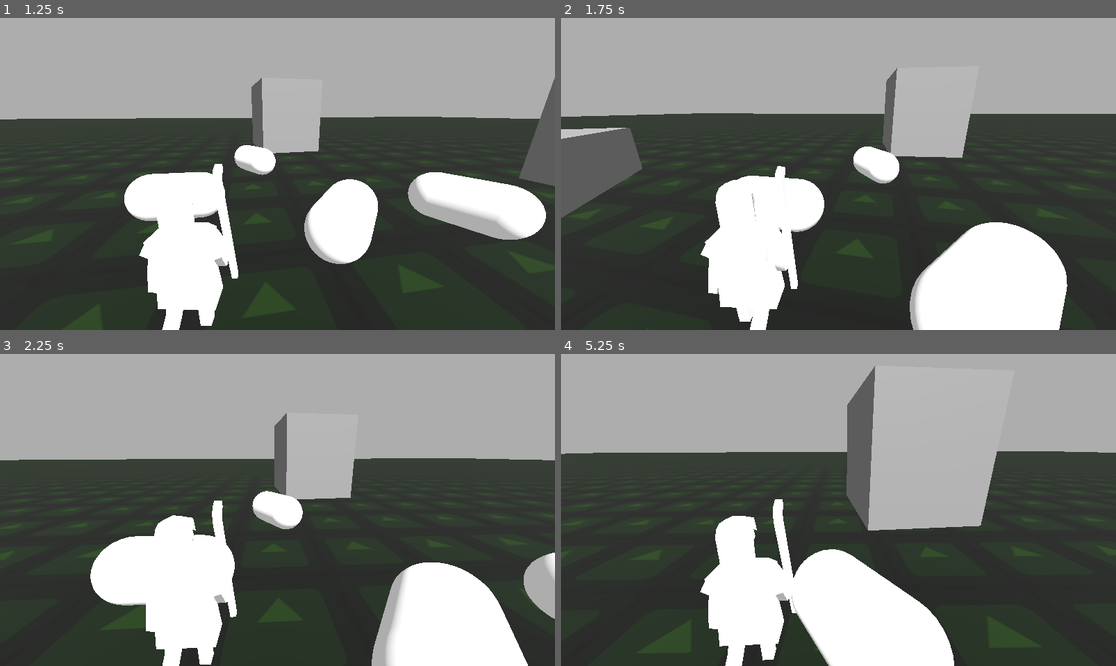
Above: before the commit, frames 1-4 (two rows, left to right).
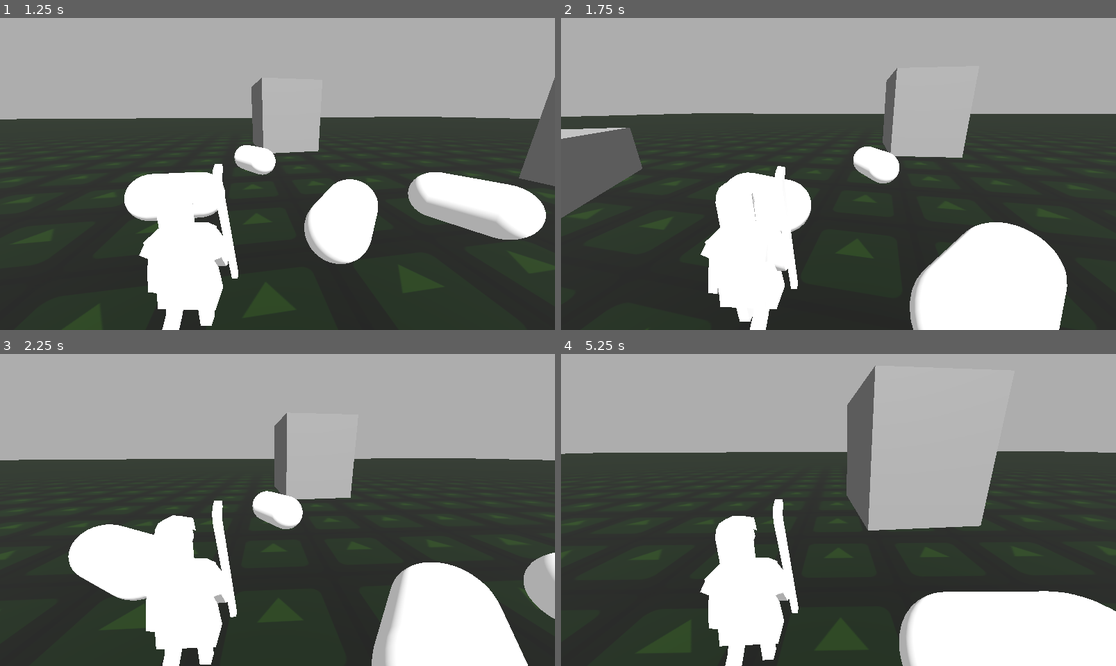
Above: after the commit, the same moments.

Repository: StudioZonnevang/Herda
Game: Godot game, scene res://Environments/veld.tscn
The game is run twice, just before and just after one commit, with the same random seed, the same clock (stepped at 60 frames per second) and the same inputs. The engine's default icon, where the game draws it, is replaced by a stand-in: a white triangle on a blue panel in a dark square.
Inputs (mouse positions are in pixels of both pictures, inside the frame that each line leads up to):
- Up to frame 1 (1.25 s): tap Enter at 0.5 s; move the mouse to (305, 174) at 0.52 s; hold W (walk forward) from 0.53 s (still down); click (305, 174) at 0.6 s
- Up to frame 2 (1.75 s): keep holding W (walk forward); move the mouse to (810, 174) at 1.27 s; click (810, 174) at 1.35 s
- Up to frame 3 (2.25 s): keep holding W (walk forward); move the mouse to (288, 503) at 2.02 s; click (288, 503) at 2.1 s
- Up to frame 4 (5.25 s): keep holding W (walk forward); move the mouse to (832, 516) at 2.77 s; click (832, 516) at 2.85 s; move the mouse to (877, 513) at 3.52 s; click (877, 513) at 3.6 s; move the mouse to (794, 506) at 4.27 s; click (794, 506) at 4.35 s; move the mouse to (844, 510) at 5.02 s; click (844, 510) at 5.1 s

Frame 1 is identical in both runs. In frame 2, 0.5% of the frame differs, in the area x 29-48%, y 49-70%; in frame 3, 1.7%; in frame 4, 13%, in the area x 41-100%, y 62-100%.

Commit message:
schapen lopen weg

Diff:
--- a/herda-godot/Code/Scripts/herder.gd
+++ b/herda-godot/Code/Scripts/herder.gd
@@ -1,3 +1,4 @@
+class_name herder
 extends CharacterBody3D
 
 const MOUSE_SENSITIVITY: float = 0.003
@@ -25,7 +26,7 @@
 	Input.set_mouse_mode(Input.MOUSE_MODE_CAPTURED)
 	state_machine = animation_tree.get("parameters/animation states/playback")
 
-func _physics_process(delta: float) -> void:
+func _physics_process(_delta: float) -> void:
 	set_velocity(Vector3(walk_vector.x, walk_vector.y, walk_vector.z)) # can add gravity etc here
 	move_and_slide()
 
@@ -44,9 +45,9 @@
 		walk_vector = Vector3(0.0,0.0,0.0)
 
 	#look around
-	var atc = cam_base.rotation.y - rotation.y # angle to camera
-	if abs(atc) > PI: atc = atc + (2*PI if atc < 0 else -2*PI)
-	looking += (clampf(atc, -2.1, 2.1) - looking) * delta * 10
+	var atc_anim = cam_base.rotation.y - rotation.y # angle to camera
+	if abs(atc_anim) > PI: atc_anim = atc_anim + (2*PI if atc_anim < 0 else -2*PI)
+	looking += (clampf(atc_anim, -2.1, 2.1) - looking) * delta * 10
 	animation_tree.set("parameters/looking around/blend_position", looking)
 
 	cam_base.global_position = global_position + Vector3.UP * 1.5
--- a/herda-godot/Code/Scripts/schaap.gd
+++ b/herda-godot/Code/Scripts/schaap.gd
@@ -1,5 +1,7 @@
+class_name schaap
 extends Node3D
 
+@export var herder_scene: Node3D
 @export var show_debug_material : bool = true
 @export var cam: Camera3D
 
@@ -8,7 +10,15 @@
 ### Schaap movement ###
 var speed : float
 @export var max_speed : float = 30
-@export var turn_speed : float = 6
+@export var turn_speed : float = 1
+
+@export var behoefte_persoonlijke_ruimte_falloff: float = 0.5
+@export var irritatie_afstanden = {
+	"herder_rust": 6,
+	"herder_lopend": 5,
+	"schaap_rust": 3,
+	"schaap_lopend": 1
+}
 
 var separation : float #=high when high hunger, low speed
 var alignment : float #=high when high energy, low hunger, high speed
@@ -31,11 +41,15 @@
 
 ### Schapen array
 @onready var alle_schapen = get_parent().get_children()
+var mijn_herder: CharacterBody3D
 var waargenomen_schapen = []
+var irritatiebronnen = []
 
 # Called when the node enters the scene tree for the first time.
 func _ready() -> void:
-	pass # Replace with function body.
+	if(herder_scene != null):
+		mijn_herder = herder_scene.find_child("herder")
+
 
 # Called every frame. 'delta' is the elapsed time since the previous frame.
 func _process(delta: float) -> void:
@@ -46,34 +60,40 @@
 	update_behoefte_persoonlijke_ruimte()
 	update_behoefte_gezelligheid()
 
-	# FOR DEBUGGING
-	behoefte_persoonlijke_ruimte = 1.0
-
 	match [behoefte_voeding, behoefte_persoonlijke_ruimte, behoefte_gezelligheid].max() :
 		behoefte_voeding : voeding_logica()
-		behoefte_persoonlijke_ruimte : persoonlijke_ruimte_logica()
+		behoefte_persoonlijke_ruimte : persoonlijke_ruimte_logica(delta)
 		behoefte_gezelligheid : gezelligheid_logica()
 
 # welke schapen neemt het schaap waar. hoeft mss niet elk frame.
 func update_waargenomen_schapen() -> void:
 	waargenomen_schapen = []
 	var space = get_world_3d().direct_space_state
-	for schaap in alle_schapen:
+	for schaapje in alle_schapen:
 		#near 360 degree vision so no view cone.
-		if schaap == self: continue
+		if schaapje == self: continue
 
-		var target_coordinates = schaap.global_position
+		var target_coordinates = schaapje.global_position
 		var hit = space.intersect_ray(
 			PhysicsRayQueryParameters3D.create(global_position, target_coordinates))
-		if !hit or hit.collider == schaap:
-			waargenomen_schapen.append(schaap)
+		if !hit or hit.collider == schaapje:
+			waargenomen_schapen.append(schaapje)
 
 # bepaald de dringendheid van de behoefte
 func update_behoefte_voeding() -> void:
 	pass
 
 func update_behoefte_persoonlijke_ruimte() -> void:
-	var irritatiebronnen = []
+	irritatiebronnen = []
+	var bronnen_totaal = waargenomen_schapen
+	if mijn_herder != null: bronnen_totaal += [mijn_herder]
+	var irritatie_totaal = 0
+	for irritatiebron in bronnen_totaal:
+		var irritatie = get_irritatie(irritatiebron)
+		if irritatie == 0: continue
+		irritatiebronnen.append({"bron": irritatiebron, "irritatie": irritatie})
+		irritatie_totaal += irritatie
+	behoefte_persoonlijke_ruimte = 1 - 1 / sqrt(behoefte_persoonlijke_ruimte_falloff * irritatie_totaal + 1)
 
 func update_behoefte_gezelligheid() -> void:
 	pass
@@ -82,13 +102,28 @@
 func voeding_logica() -> void:
 	pass
 
-func persoonlijke_ruimte_logica() -> void:
-	pass
+func persoonlijke_ruimte_logica(delta) -> void:
+	var run_direction = Vector2(0,0)
+	for irritatiebron in irritatiebronnen:
+		var dir = (global_position - irritatiebron.bron.global_position) * irritatiebron.irritatie
+		run_direction += Vector2(dir.x, dir.z)
+	run_direction = run_direction.normalized()
+
+	# this can then feed into the verplaatsing function which also looks at other movement goals.
+	# for now im just making them turn straight away and run
+
+	schaap_orienteren(global_position + Vector3(run_direction.x, 0, run_direction.y), delta)
+	schaap_verplaatsen(delta)
 
 func gezelligheid_logica() -> void:
 	pass
 
 ### Utilities ###
+
+func get_irritatie(irritatiebron) -> float:
+	var afstand = global_position.distance_squared_to(irritatiebron.global_position)
+	var irritatie_afstand = irritatie_afstanden[irritatiebron.get_script().get_global_name() + "_" + kudde_staat.keys()[waargenomen_kudde_staat]]
+	return 0 if afstand > irritatie_afstand else (irritatie_afstand - afstand) / irritatie_afstand
 
 func calculate_speed() -> float:
 	# takes group speed
@@ -96,9 +131,9 @@
 	new_speed = clampf(new_speed, 0, max_speed)
 	return new_speed
 
-func schaap_verplaatsen(direction) -> void:
+func schaap_verplaatsen(delta) -> void:
 	# We need speed, direction, correct orientation
-	return
+	global_position += transform.basis.z * -max_speed * delta * [behoefte_voeding, behoefte_persoonlijke_ruimte, behoefte_gezelligheid].max()
 
 func schaap_orienteren(target : Vector3, delta : float) -> void:
 	var vector_to_target = target - global_position
@@ -106,7 +141,6 @@
 	var atc =  -angle_to_target - global_rotation.y#deg_to_rad(direction.y)
 	if abs(atc) > PI: atc = atc + (2*PI if atc < 0 else -2*PI)
 	rotation.y += atc * turn_speed * delta
-	print(atc)
 
 func schaap_kleuren(measured_variable, max_variable = 1) -> void:
 	var material = body.get_active_material(0)
--- a/herda-godot/Environments/veld.tscn
+++ b/herda-godot/Environments/veld.tscn
@@ -72,26 +72,34 @@
 
 [node name="schapen" type="Node3D" parent="." unique_id=1378710940]
 
-[node name="Schaap" parent="schapen" unique_id=267504549 instance=ExtResource("2_kiesj")]
+[node name="Schaap" parent="schapen" unique_id=267504549 node_paths=PackedStringArray("herder_scene") instance=ExtResource("2_kiesj")]
 transform = Transform3D(0.004660069, 0, -0.99998915, 0, 1, 0, 0.99998915, 0, 0.004660069, -3.2685547, 0.45422363, 1.6965332)
+herder_scene = NodePath("../../herder_scene")
 
-[node name="Schaap4" parent="schapen" unique_id=670988552 instance=ExtResource("2_kiesj")]
+[node name="Schaap4" parent="schapen" unique_id=670988552 node_paths=PackedStringArray("herder_scene") instance=ExtResource("2_kiesj")]
 transform = Transform3D(0.7903155, 0, -0.61270016, 0, 1, 0, 0.61270016, 0, 0.7903155, -3.083496, 0.45422363, 4.8344727)
+herder_scene = NodePath("../../herder_scene")
 
-[node name="Schaap5" parent="schapen" unique_id=32996501 instance=ExtResource("2_kiesj")]
+[node name="Schaap5" parent="schapen" unique_id=32996501 node_paths=PackedStringArray("herder_scene") instance=ExtResource("2_kiesj")]
 transform = Transform3D(0.007277906, 0, 0.99997354, 0, 1, 0, -0.99997354, 0, 0.007277906, -0.67785645, 0.45422363, -3.63385)
+herder_scene = NodePath("../../herder_scene")
 
-[node name="Schaap6" parent="schapen" unique_id=655873081 instance=ExtResource("2_kiesj")]
+[node name="Schaap6" parent="schapen" unique_id=655873081 node_paths=PackedStringArray("herder_scene") instance=ExtResource("2_kiesj")]
 transform = Transform3D(0.8752451, 0, 0.48367968, 0, 1, 0, -0.48367968, 0, 0.8752451, 5.131836, 0.45422363, -2.326294)
+herder_scene = NodePath("../../herder_scene")
 
-[node name="Schaap7" parent="schapen" unique_id=459055785 instance=ExtResource("2_kiesj")]
+[node name="Schaap7" parent="schapen" unique_id=459055785 node_paths=PackedStringArray("herder_scene") instance=ExtResource("2_kiesj")]
 transform = Transform3D(-0.7741387, 0, 0.63301605, 0, 1, 0, -0.63301605, 0, -0.7741387, 2.4763184, 0.45422363, -2.2089233)
+herder_scene = NodePath("../../herder_scene")
 
-[node name="Schaap8" parent="schapen" unique_id=776454124 instance=ExtResource("2_kiesj")]
+[node name="Schaap8" parent="schapen" unique_id=776454124 node_paths=PackedStringArray("herder_scene") instance=ExtResource("2_kiesj")]
 transform = Transform3D(-0.8359223, 0, -0.5488478, 0, 1, 0, 0.5488478, 0, -0.8359223, 1.1546631, 0.45422363, -7.020996)
+herder_scene = NodePath("../../herder_scene")
 
-[node name="Schaap2" parent="schapen" unique_id=1086239353 instance=ExtResource("2_kiesj")]
+[node name="Schaap2" parent="schapen" unique_id=1086239353 node_paths=PackedStringArray("herder_scene") instance=ExtResource("2_kiesj")]
 transform = Transform3D(0.8267273, 0, 0.56260294, 0, 1, 0, -0.56260294, 0, 0.8267273, 2.6427002, 0.45422363, 1.6218872)
+herder_scene = NodePath("../../herder_scene")
 
-[node name="Schaap3" parent="schapen" unique_id=1183785107 instance=ExtResource("2_kiesj")]
+[node name="Schaap3" parent="schapen" unique_id=1183785107 node_paths=PackedStringArray("herder_scene") instance=ExtResource("2_kiesj")]
 transform = Transform3D(0.45509425, 0, -0.8904433, 0, 1, 0, 0.8904433, 0, 0.45509425, 0.49694824, 0.45422363, 4.5443726)
+herder_scene = NodePath("../../herder_scene")
--- a/herda-godot/project.godot
+++ b/herda-godot/project.godot
@@ -14,10 +14,6 @@
 run/main_scene="uid://bb1f7k55loof7"
 config/features=PackedStringArray("4.6", "GL Compatibility")
 config/icon="res://icon.svg"
-
-[display]
-
-window/size/mode=2
 
 [input]
 
Not shown, changed: Obsidian Herda/.obsidian/workspace.json
